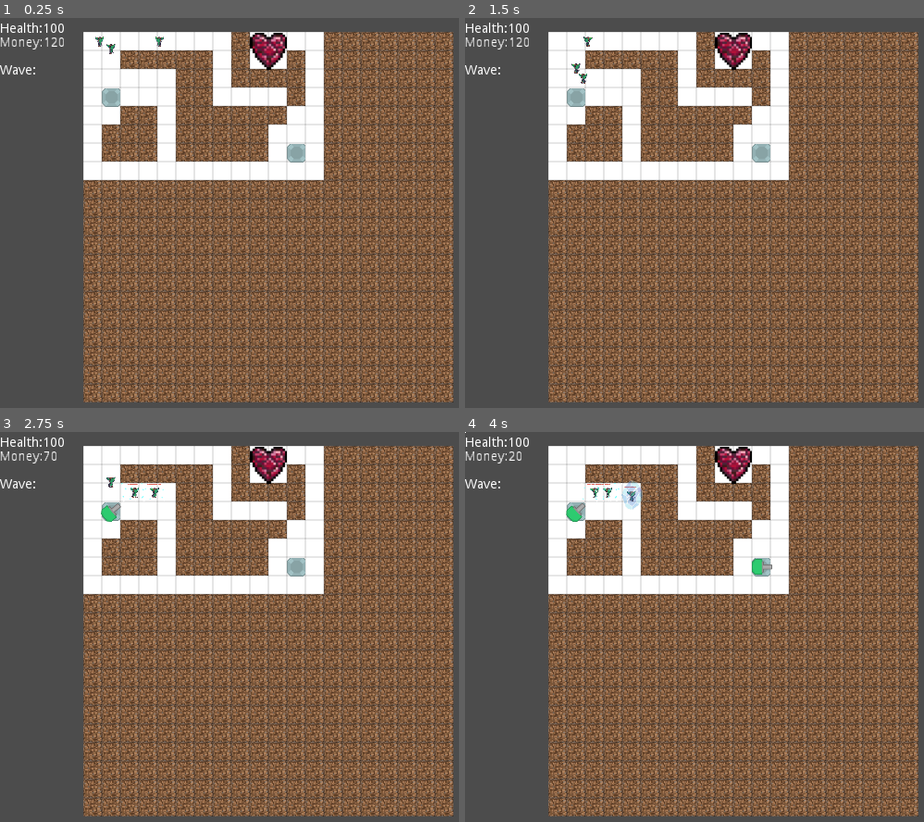
Above: before the commit, frames 1-4 (two rows, left to right).
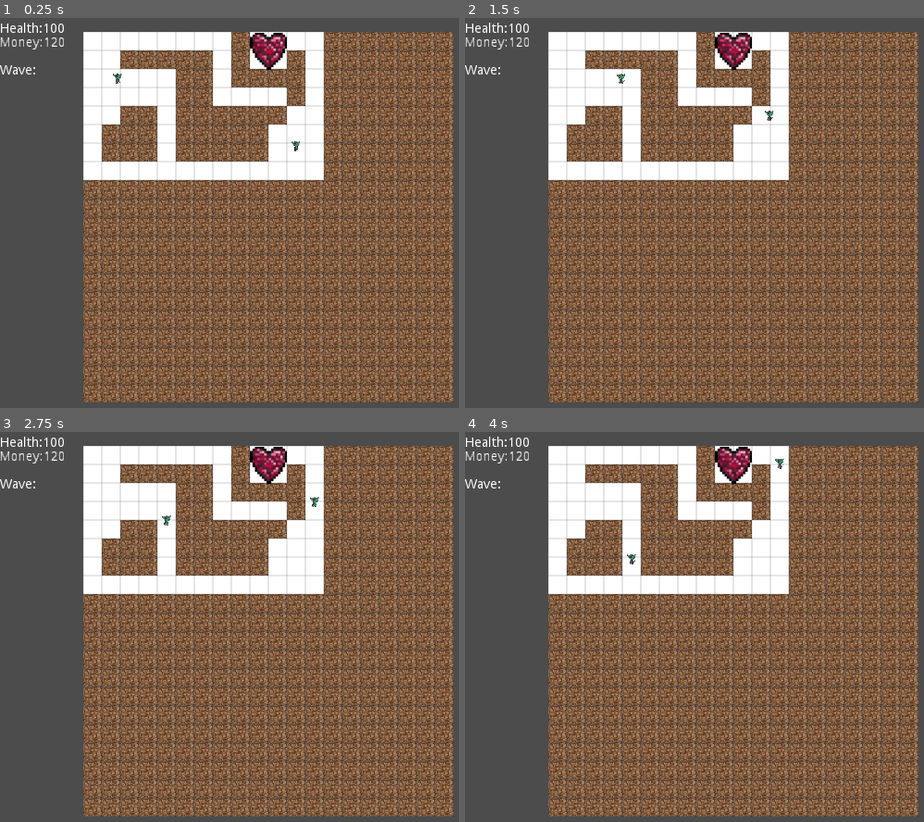
Above: after the commit, the same moments.

Repository: Mynijo/DeepMines
Game: Godot game, scene res://terrain/map.tscn
Two runs of this game, one before a commit and one after it. Both use one fixed random seed, a clock stepped at 60 frames per second and the inputs below.
Inputs (mouse positions are in pixels of both pictures, inside the frame that each line leads up to):
- Up to frame 1 (0.25 s): no input
- Up to frame 2 (1.5 s): move the mouse to (836, 41) at 0.52 s; click (836, 41) at 0.67 s; move the mouse to (outside the picture) at 1.27 s; click (outside the picture) at 1.42 s
- Up to frame 3 (2.75 s): move the mouse to (110, 510) at 2.02 s; click (110, 510) at 2.17 s
- Up to frame 4 (4 s): move the mouse to (575, 510) at 2.77 s; click (575, 510) at 2.92 s; move the mouse to (763, 568) at 3.52 s; click (763, 568) at 3.67 s

The runs differ from the first frame. In frame 1, 0.5% of the frame differs, in the area x 20-67%, y 4-38%; in frame 2, 0.5%; in frame 3, 0.6%; in frame 4, 0.8%, in the area x 0-70%, y 0-38%.

Commit message:
Added enemy bases

Diff:
--- a/buildings/Building.gd
+++ b/buildings/Building.gd
@@ -39,9 +39,6 @@
 func get_cor():
 	return cor
 
-func _on_Building_body_entered(body):
-	if body.has_method('hit_building_get_dmg') and body.is_in_group("enemys"):
-		player.take_damage(calcDmg(body))
 
 func calcDmg(_body):
 	var dmg = _body.hit_building_get_dmg()
--- /dev/null
+++ b/buildings/player_buildings/Dungeon_Heart.gd
@@ -0,0 +1,5 @@
+extends "res://buildings/Building.gd"
+
+func _on_Building_body_entered(body):
+	if body.has_method('hit_building_get_dmg') and body.is_in_group("enemys"):
+		player.take_damage(calcDmg(body))
--- a/buildings/player_buildings/Dungeon_Heart.tscn
+++ b/buildings/player_buildings/Dungeon_Heart.tscn
@@ -1,7 +1,8 @@
-[gd_scene load_steps=4 format=2]
+[gd_scene load_steps=5 format=2]
 
 [ext_resource path="res://buildings/Building.tscn" type="PackedScene" id=1]
 [ext_resource path="res://media/player_buildings/Lebenskristall.png" type="Texture" id=2]
+[ext_resource path="res://buildings/player_buildings/Dungeon_Heart.gd" type="Script" id=3]
 
 [sub_resource type="RectangleShape2D" id=1]
 extents = Vector2( 16, 16 )
@@ -10,6 +11,7 @@
 scale = Vector2( 2.5, 2.5 )
 collision_layer = 2147483651
 collision_mask = 4
+script = ExtResource( 3 )
 size = Vector2( 2, 2 )
 solid = false
 
--- /dev/null
+++ b/buildings/spawner/Enemy_Base.gd
@@ -0,0 +1,28 @@
+extends "res://buildings/Building.gd"
+
+signal Spawn_Enemy
+signal Spawn_Building
+
+var enemys = []
+
+var buliding_on_death = null
+
+func _ready():
+	player = get_tree().get_root().get_node("map").get_player()
+	self.connect("Spawn_Enemy", get_tree().get_root().get_node("map"), "_on_Spawn_Enemy")
+	self.connect("Spawn_Building", get_tree().get_root().get_node("map"), "_on_Spawn_Building")
+
+func add_spawn_on_kill(var _building):
+	buliding_on_death = _building
+
+
+func spawn_enemys(var ebene):
+	var e = load("res://enemy/enemys/Goblin.tscn").instance()
+	emit_signal('Spawn_Enemy', e, pos, cor)
+	e.add_spawner(self)
+	enemys.append(e)
+
+func remove_enemy(var _enemy):
+	enemys.erase(_enemy)
+	if enemys.empty() and buliding_on_death:
+		emit_signal('Spawn_Building', buliding_on_death, cor)
--- /dev/null
+++ b/buildings/spawner/Enemy_Base.tscn
@@ -0,0 +1,18 @@
+[gd_scene load_steps=5 format=2]
+
+[ext_resource path="res://media/towerDefense_tilesheet.png" type="Texture" id=1]
+[ext_resource path="res://buildings/Building.tscn" type="PackedScene" id=2]
+[ext_resource path="res://buildings/spawner/Enemy_Base.gd" type="Script" id=3]
+
+[sub_resource type="AtlasTexture" id=1]
+flags = 4
+atlas = ExtResource( 1 )
+region = Rect2( 780, 1420, 40, 40 )
+
+[node name="Enemy_Base" instance=ExtResource( 2 )]
+script = ExtResource( 3 )
+size = Vector2( 1, 1 )
+solid = false
+
+[node name="Sprite" parent="." index="1"]
+texture = SubResource( 1 )
--- /dev/null
+++ b/buildings/spawner/Enemy_Base_Small.tscn
@@ -0,0 +1,5 @@
+[gd_scene load_steps=2 format=2]
+
+[ext_resource path="res://buildings/spawner/Enemy_Base.tscn" type="PackedScene" id=1]
+
+[node name="Enemy_Base_Small" instance=ExtResource( 1 )]
--- a/enemy/enemy.gd
+++ b/enemy/enemy.gd
@@ -16,7 +16,7 @@
 
 var astar
 var map
-
+var player
 
 var way_points = []
 var move_direction = Vector2(0, 0)
@@ -25,16 +25,21 @@
 export (Vector2) var start_pos_as_cor = Vector2(0, 0)
 export (Vector2) var target_pos_as_cor = Vector2(0, 0)
 
+var spawner = null
+
 func _ready():
 	map = get_tree().get_root().get_node("map")
-	var heart = map.get_heart()
-	spawn(map.get_pos_on_map_mid(start_pos_as_cor))
-	find_way(heart.get_cor())
+	player = map.get_player()
+
+
 	# find_way(Vector2(7, 0))
 
-func spawn(_position):
+func spawn(_position, _start_cor):
 	global_position = _position
 	health = max_health
+	start_pos_as_cor = _start_cor
+	var heart = map.get_heart()
+	find_way(heart.get_cor())
 
 
 func control(delta):
@@ -70,14 +75,15 @@
 	for x in $StatusEffects.get_Status_list($Tags.e_effect.cast_on_death):
 			x.effekt(self,$Tags.e_effect.cast_on_death)
 
-	if get_parent().get_player():
-		get_parent().get_player().add_money(gold_value)
+	if player:
+		player.add_money(gold_value)
 	if last_tower_hit:
 		last_tower_hit.add_exp(experience)
 	kill()
 
 func kill():
 	dead = true
+	spawner.remove_enemy(self)
 	queue_free()
 
 func _physics_process(delta):
@@ -122,11 +128,11 @@
 	ini_astar()
 	var path = astar.get_id_path(cor_to_id(start_pos_as_cor), cor_to_id(_target))
 	for id in path:
-		way_points.append(get_parent().get_pos_on_map_mid(id_to_cor(id)))
+		way_points.append(map.get_pos_on_map_mid(id_to_cor(id)))
 
 func ini_astar():
-	var map_size = get_parent().get_map_size()
-	var map_as_bi = get_parent().get_map_as_bi()
+	var map_size = map.get_map_size()
+	var map_as_bi = map.get_map_as_bi()
 	astar = AStar.new()
 	if astar == null:
 		astar = AStar.new()
@@ -159,3 +165,6 @@
 
 func is_Enemy():
 	return true
+
+func add_spawner(_spawner):
+	spawner = _spawner
--- a/terrain/map.gd
+++ b/terrain/map.gd
@@ -94,9 +94,17 @@
 
 func ready_buildings():
 	add_heart()
+
+	var base1 = load("res://buildings/spawner/Enemy_Base_Small.tscn").instance()
+	add_building(base1, Vector2(1,2))
+	base1.spawn_enemys(0)
 	var tf = load("res://buildings/player_buildings/Tower_Foundation.tscn")
-	add_building(tf.instance(), Vector2(1,3))
-	add_building(tf.instance(), Vector2(11,6))
+	base1.add_spawn_on_kill(tf.instance())
+
+	var base2 = load("res://buildings/spawner/Enemy_Base_Small.tscn").instance()
+	add_building(base2, Vector2(11,6))
+	base2.spawn_enemys(0)
+	base2.add_spawn_on_kill(tf.instance())
 
 # Called when the node enters the scene tree for the first time.
 func _ready():
@@ -156,10 +164,13 @@
 	add_child(_attack)
 	_attack.spwan(_position,_tower)
 
-func _on_Spawn_Enemy(_Enemy, _pos):
-	$EnemySpawner.add_child(_Enemy)
-	_Enemy.add_to_group('enemys')
-	_Enemy.spawn(_pos)
+func _on_Spawn_Enemy(_Enemy, _pos, _cor):
+	$enemys.add_child(_Enemy)
+	_Enemy.spawn(_pos, _cor)
+
+func _on_Spawn_Building(_building, _cor):
+	add_building(_building, _cor)
+
 
 func add_building(_building, _cor):
 	var size = _building.get_size()
--- a/terrain/map.tscn
+++ b/terrain/map.tscn
@@ -1,42 +1,7 @@
-[gd_scene load_steps=6 format=2]
+[gd_scene load_steps=3 format=2]
 
 [ext_resource path="res://player/Player.tscn" type="PackedScene" id=1]
-[ext_resource path="res://enemy/enemys/Goblin.tscn" type="PackedScene" id=2]
 [ext_resource path="res://terrain/map.gd" type="Script" id=3]
-
-[sub_resource type="Animation" id=1]
-resource_name = "walk"
-length = 0.84
-step = 0.12
-tracks/0/type = "value"
-tracks/0/path = NodePath("Sprite:region_rect")
-tracks/0/interp = 1
-tracks/0/loop_wrap = true
-tracks/0/imported = false
-tracks/0/enabled = true
-tracks/0/keys = {
-"times": PoolRealArray( 0, 0.12, 0.24, 0.36, 0.48, 0.6, 0.72 ),
-"transitions": PoolRealArray( 1, 1, 1, 1, 1, 1, 1 ),
-"update": 1,
-"values": [ Rect2( 0, 0, 64, 64 ), Rect2( 64, 0, 64, 64 ), Rect2( 128, 0, 64, 64 ), Rect2( 192, 0, 64, 64 ), Rect2( 256, 0, 64, 64 ), Rect2( 320, 0, 64, 64 ), Rect2( 384, 0, 64, 64 ) ]
-}
-
-[sub_resource type="Animation" id=2]
-resource_name = "walk"
-length = 0.84
-step = 0.12
-tracks/0/type = "value"
-tracks/0/path = NodePath("Sprite:region_rect")
-tracks/0/interp = 1
-tracks/0/loop_wrap = true
-tracks/0/imported = false
-tracks/0/enabled = true
-tracks/0/keys = {
-"times": PoolRealArray( 0, 0.12, 0.24, 0.36, 0.48, 0.6, 0.72 ),
-"transitions": PoolRealArray( 1, 1, 1, 1, 1, 1, 1 ),
-"update": 1,
-"values": [ Rect2( 0, 0, 64, 64 ), Rect2( 64, 0, 64, 64 ), Rect2( 128, 0, 64, 64 ), Rect2( 192, 0, 64, 64 ), Rect2( 256, 0, 64, 64 ), Rect2( 320, 0, 64, 64 ), Rect2( 384, 0, 64, 64 ) ]
-}
 
 [node name="map" type="Node2D"]
 script = ExtResource( 3 )
@@ -48,30 +13,6 @@
 
 [node name="buildings" type="Node" parent="."]
 
-[node name="goblin" parent="." instance=ExtResource( 2 )]
-max_health = 500
-start_pos_as_cor = Vector2( 4, 0 )
-target_pos_as_cor = Vector2( 10, 0 )
-
-[node name="goblin2" parent="." instance=ExtResource( 2 )]
-max_health = 500
-start_pos_as_cor = Vector2( 1, 0 )
-target_pos_as_cor = Vector2( 10, 0 )
-
-[node name="Animation" parent="goblin2" index="5"]
-anims/walk = SubResource( 1 )
-
-[node name="goblin3" parent="." instance=ExtResource( 2 )]
-max_health = 500
-target_pos_as_cor = Vector2( 10, 0 )
-
-[node name="Animation" parent="goblin3" index="5"]
-anims/walk = SubResource( 2 )
-
 [node name="NodesTemp" type="Node" parent="."]
 
-[editable path="goblin"]
-
-[editable path="goblin2"]
-
-[editable path="goblin3"]
+[node name="enemys" type="Node" parent="."]
